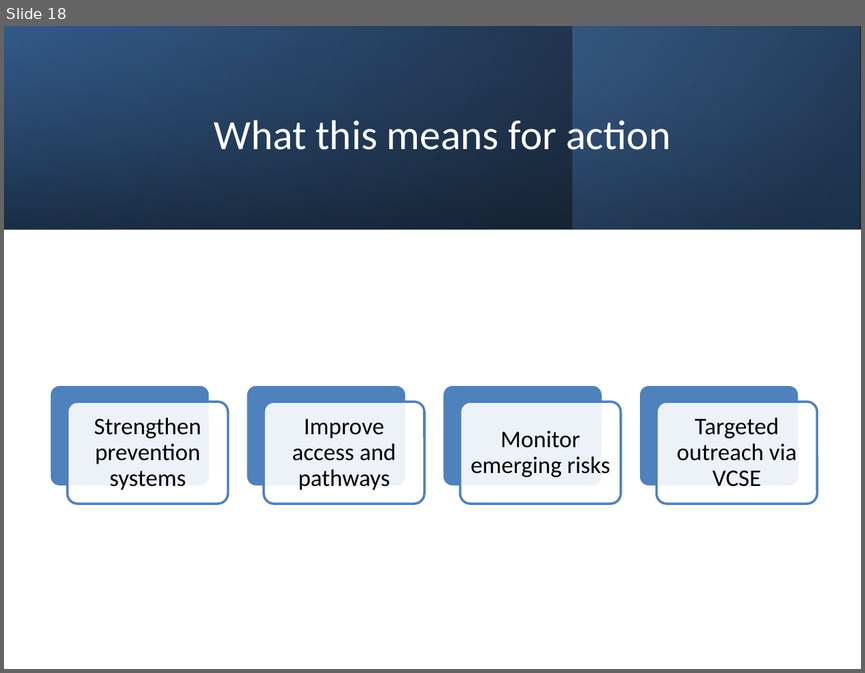
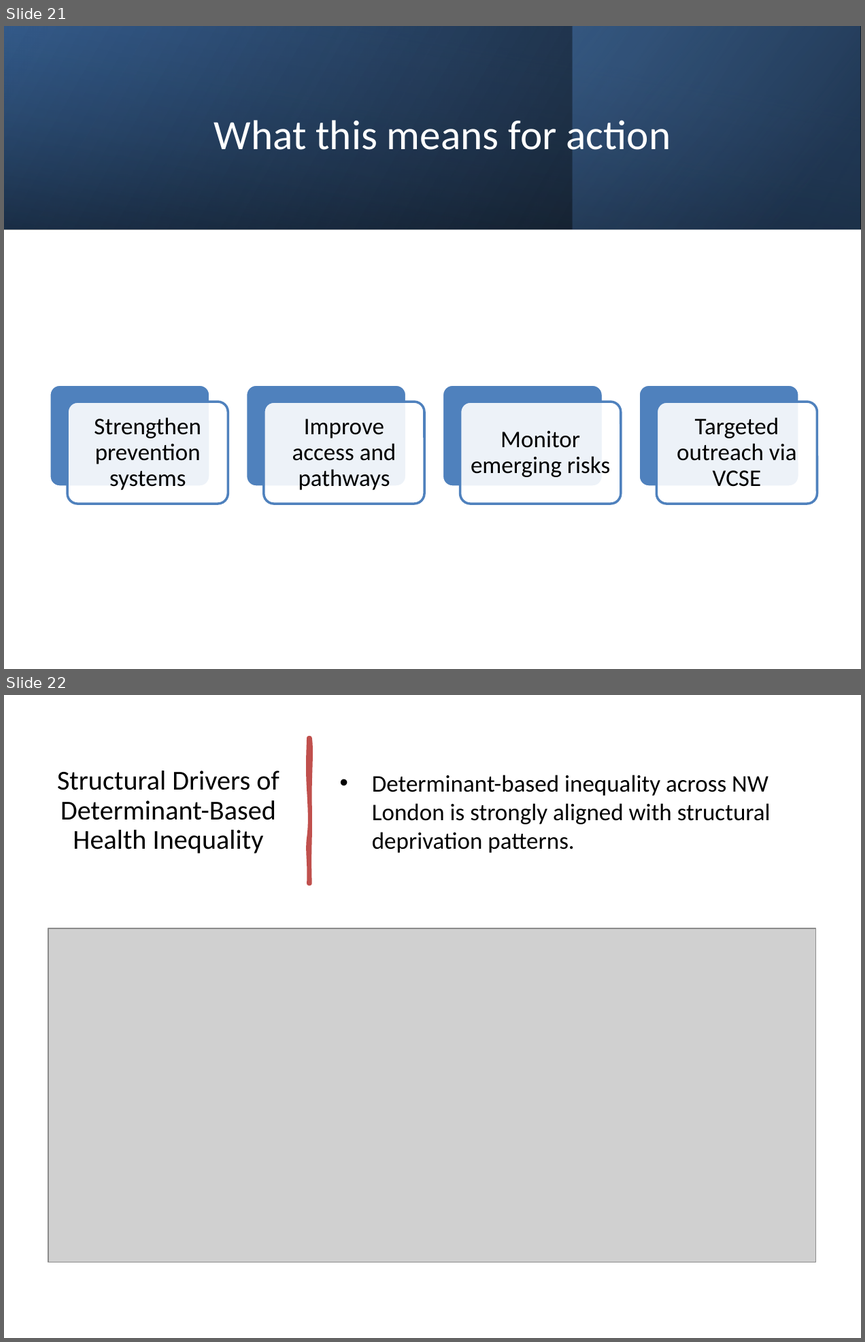
Before and after one commit to OlenaMan/Health-Inequalities-in-NW-London-analysis, a slide deck: outputs/health_inequalities_nwl_presentation.pptx. Shown one above the other, each under a label of ours: slide 18 before the commit, slides 21 and 22 after it. The pictures are 865x673 and 865x1342 pixels, drawn with LibreOffice and Linux fonts; fonts in the diff are those of the drawing; grey boxes stand for pictures. Boxes give left, top, right and bottom in pixels: in the first picture for what was removed or moved away, otherwise in the second. Text is boxed around its words. In the diff, an @@ line names an element or a change of style, - is before the commit and + after.

```diff
--- a/outputs/health_inequalities_nwl_presentation.pptx
+++ b/outputs/health_inequalities_nwl_presentation.pptx
@@ slide 22 added at bbox=[4, 695, 861, 1338], background #FFFFFF @@
@@ freeform shape added at bbox=[309, 737, 309, 883], fill #C0504D, outline #C0504D 3.25 pt @@
@@ title added at bbox=[57, 770, 279, 853], 23 pt, text #000000 @@
+Structural Drivers of Determinant-Based Health Inequality
@@ text added at bbox=[372, 775, 770, 853], 20 pt, text #000000 @@
+• Determinant-based inequality across NW London is strongly aligned with structural deprivation patterns.
@@ picture added at bbox=[49, 928, 816, 1262] @@
@@ what was slide 18 is now slide 21 @@
```
Also in this commit, not shown: 1 slide changed, 11 other slides added.
